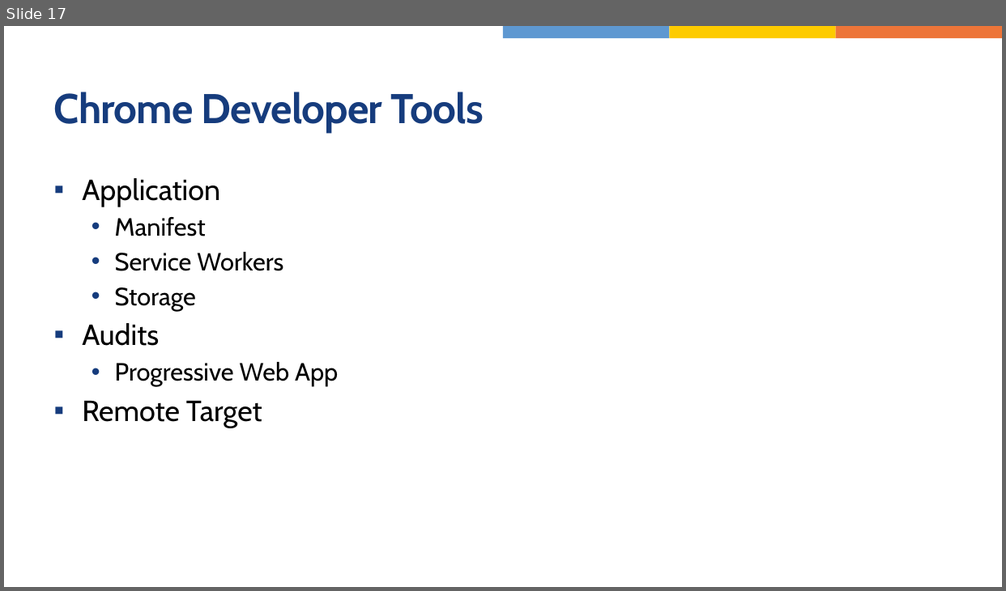
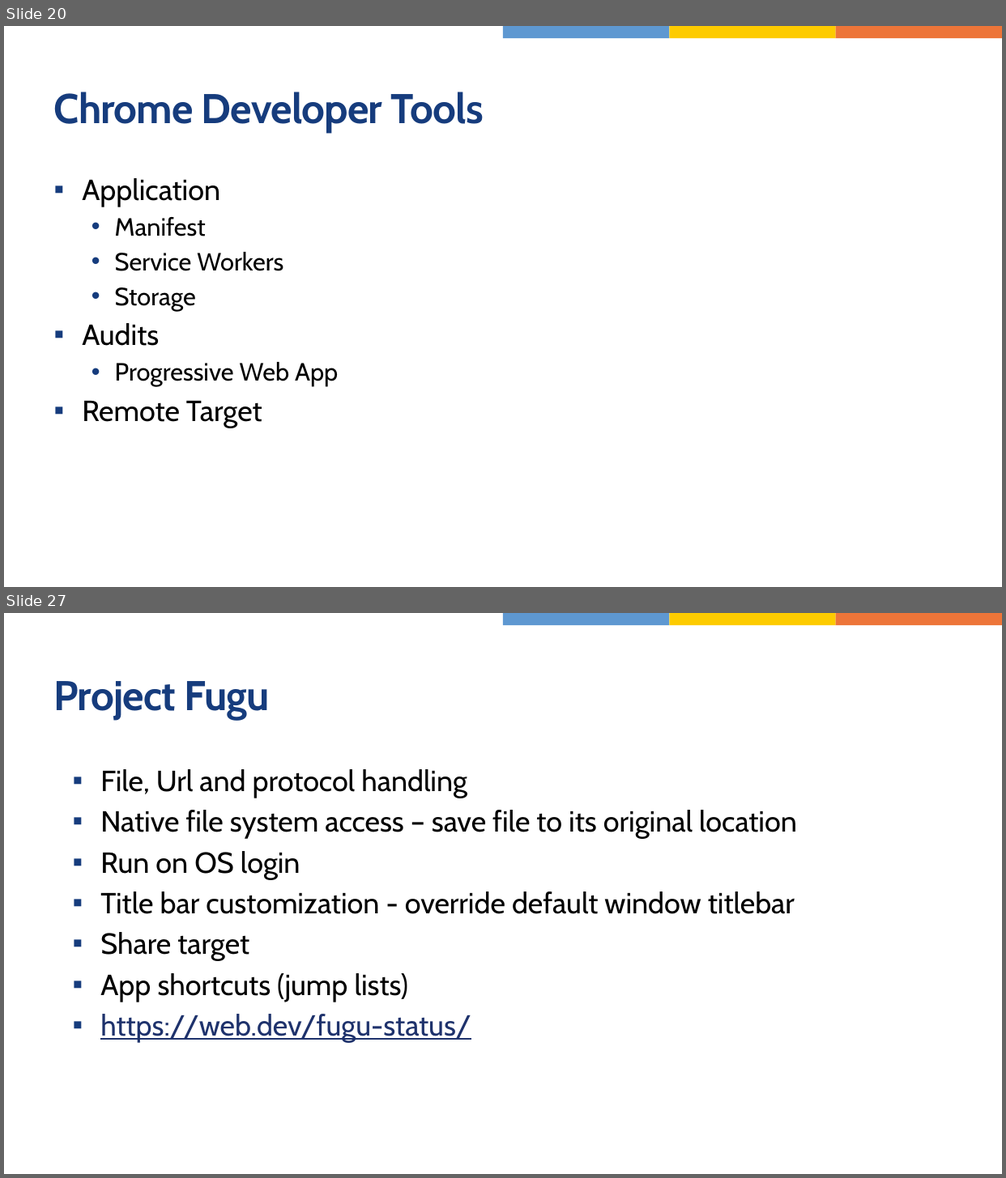
Before and after one commit to jasho/wug-blazor-pwa, a slide deck: WUG-Blazor-PWA.pptx. Shown one above the other, each under a label of ours: slide 17 before the commit, slides 20 and 27 after it; the slides between them are not shown. The pictures are 1006x591 and 1006x1178 pixels, drawn with LibreOffice and Linux fonts; fonts in the diff are those of the drawing. Boxes give left, top, right and bottom in pixels: in the first picture for what was removed or moved away, otherwise in the second. Text is boxed around its words. In the diff, an @@ line names an element or a change of style, - is before the commit and + after.

```diff
--- a/WUG-Blazor-PWA.pptx
+++ b/WUG-Blazor-PWA.pptx
@@ slide 27 added at <box>4,613,1002,1174</box>, background #FFFFFF; not listed: 3 template elements that a slide beside it also shows @@
@@ title added at <box>54,681,269,719</box>, 40 pt, text #163C7D, bold @@
+Project Fugu
@@ text added at <box>100,769,797,1043</box>, 28 pt, text #000000 @@
+▪ File, Url and protocol handling
+▪ Native file system access – save file to its original location
+▪ Run on OS login
+▪ Title bar customization - override default window titlebar
+▪ Share target
+▪ App shortcuts (jump lists)
+▪ https://web.dev/fugu-status/
@@ what was slide 17 is now slide 20 @@
```
Also in this commit, not shown: 3 slides changed, 11 other slides added, 2 slides removed, 4 other files.
